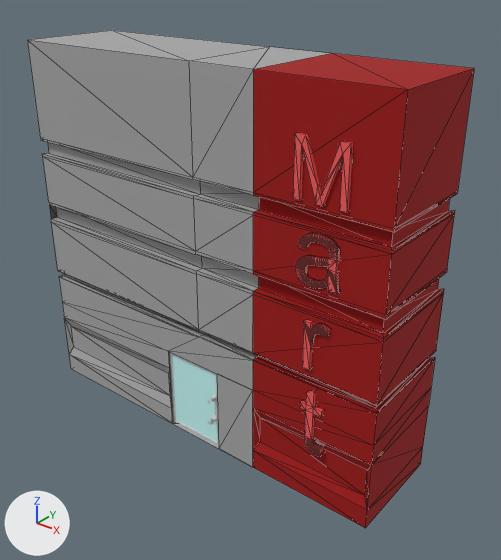
Renders of the FBX model Assets/Resources/101_DevelopPJHScene/8_Models/out/mart/mart@out_close.FBX from each side of a commit.
Both versions are drawn from a camera (50 mm lens) standing at (2.04, -2.34, 1.37) and looking at (0.14, 0.04, -0.11). Every picture has the same lights, and +X, +Y and +Z are marked at lower left. Mesh edges are drawn as thin lines on the coarser meshes. Where no turn or scale is listed for an object, it has been applied to the vertices.
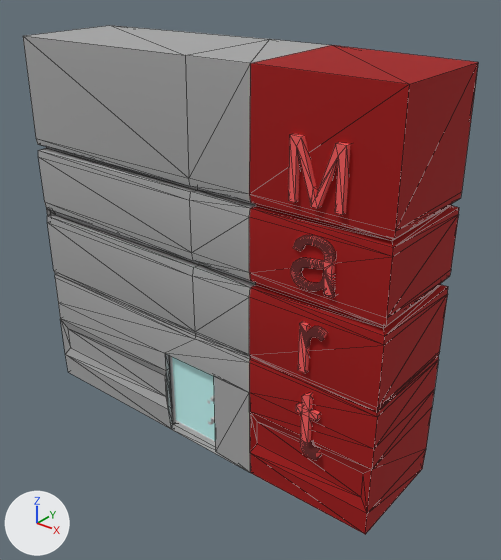
Pixel boxes [x1, y1, x2, y2] of what changed, in the pictures (501 x 560 px; the box of a moved part takes in the faces that stretch with it):
'Box001', reshaped: before [27, 30, 474, 528]; after [23, 25, 478, 535]
part 1 of me_mesh_001, moved or reshaped: before [293, 133, 353, 212]; after [288, 134, 351, 215]
part 2 of me_mesh_001, moved or reshaped: before [295, 234, 338, 295]; after [291, 235, 335, 298]
part 3 of me_mesh_001, moved or reshaped: before [302, 319, 330, 370]; after [298, 322, 328, 373]
part 4 of me_mesh_001, moved or reshaped: before [300, 391, 324, 456]; after [296, 393, 321, 460]
part 5 of me_mesh_001, added: after [23, 25, 478, 535]

What changed in the scene script:
```text
Change me_mesh_001:
    used by ob_box001; location = (-0.1, 0.348, -1.213)
    remove me_mesh_001.from_pydata(...)  # 884 vertices, 1698 faces; spans x -0.92..1.12, y -0.61..-0.06, z 0.27..2.16
    add me_mesh_001.from_pydata(...)  # 1034 vertices, 2060 faces; spans x -0.93..1.13, y -0.64..-0.06, z 0.24..2.19
    me_mesh_001 part 1: the loose piece of 30 vertices spanning x 0.69..0.93, y -0.61..-0.55, z 1.7..1.95 is moved by (0.0, -0.03, 0.0)
    me_mesh_001 part 2: the loose piece of 458 vertices spanning x 0.71..0.91, y -0.61..-0.55, z 1.35..1.58 is moved by (0.0, -0.03, 0.0)
    me_mesh_001 part 3: the loose piece of 110 vertices spanning x 0.76..0.88, y -0.61..-0.55, z 0.97..1.2 is moved by (0.0, -0.03, 0.0)
    me_mesh_001 part 4: the loose piece of 136 vertices spanning x 0.75..0.87, y -0.61..-0.55, z 0.54..0.87 is moved by (0.0, -0.03, 0.0)
    me_mesh_001 part 5: 150 vertices added at x -0.93..1.13, y -0.62..-0.06, z 0.24..2.19
```
